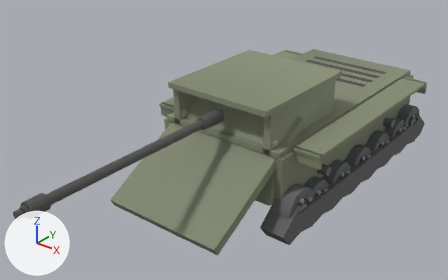
The glTF model client/assets/models/su100.glb: old version first, new version second.
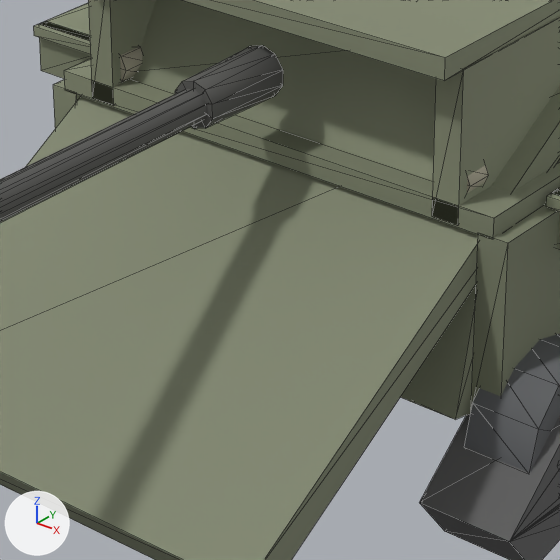
The first picture shows the older version from a 50 mm camera at (7.18, -11.83, 7.27) aimed at (-0.21, -2.6, 1.55). The close-ups show the older and then the newer version on the part from 34% to 66% of the width and 35% to 87% of the height of that picture. Only the edits that show in the close-ups are written down. Lighting does not change. The marker at lower left points along +X, +Y and +Z. The close-ups show mesh edges as thin lines. Where no turn or scale is listed for an object, it has been applied to the vertices. Vertices at exactly the same position are counted once.

The first close-up shows 'barrel', 'glacis', 'hullSide', 'hullTop', 'lowerPlate', 'mantlet', 'tracks', 'turretRoof', 'turretSide', 'wheel12'.
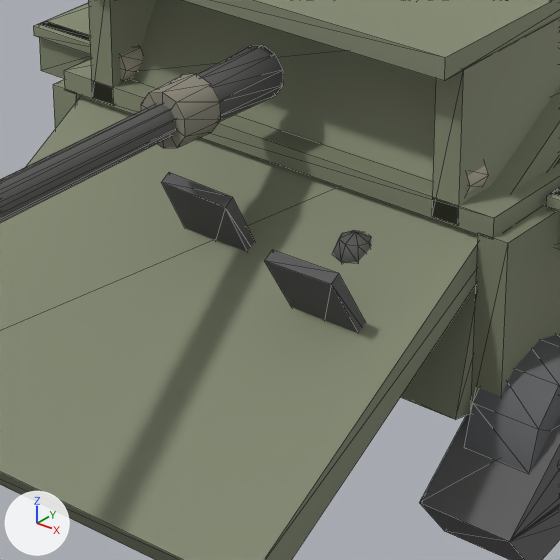
Boxes (x1, y1, x2, y2) around the edits, measured in the close-ups (560 x 560 px):
part 1 of me_mesh_16, added
    after: (333, 231, 371, 263)
part 2 of me_mesh_16, added
    after: (161, 172, 365, 333)
part 3 of me_mesh_23, added
    after: (141, 74, 221, 148)

What changed in the scene script:
```text
Change me_mesh_16:
    used by ob_glacis; location = (0.0, 0.0, 0.0)
    remove me_mesh_16.from_pydata(...)  # 8 vertices, 12 faces; spans x -1.36..1.36, y -4.84..-1.95, z 0.52..2.29
    add me_mesh_16.from_pydata(...)  # 66 vertices, 108 faces; spans x -1.36..1.36, y -4.84..-1.95, z 0.52..2.29
    me_mesh_16 part 1: a new loose piece, a UV sphere (8 segments, 4 rings, poles along z) spanning x 0.63..0.87, y -3.32..-3.08, z 1.45..1.69, in mat_glacis_mat
    me_mesh_16 part 2: 24 vertices added at x -0.7..1.1, y -3.81..-2.93, z 1.05..1.89
    other edits to the shape of me_mesh_16 do not show in these pictures
Change me_mesh_23:
    used by ob_barrel; location = (0.0, -3.05, 2.315)
    remove me_mesh_23.from_pydata(...)  # 96 vertices, 160 faces; spans x -0.14..0.14, y -4.67..0.04, z -0.14..0.14
    add me_mesh_23.from_pydata(...)  # 120 vertices, 200 faces; spans x -0.15..0.15, y -4.67..0.04, z -0.16..0.16
    me_mesh_23 part 3: the loose piece of 24 vertices spanning x -0.14..0.14, y -0.51..0.04, z -0.14..0.14 is copied, and the copy is scaled about its middle by (1.15, 0.473, 1.15), then moved by (0.0, -0.38, 0.0); it spans x -0.15..0.15, y -0.75..-0.49, z -0.16..0.16
```
